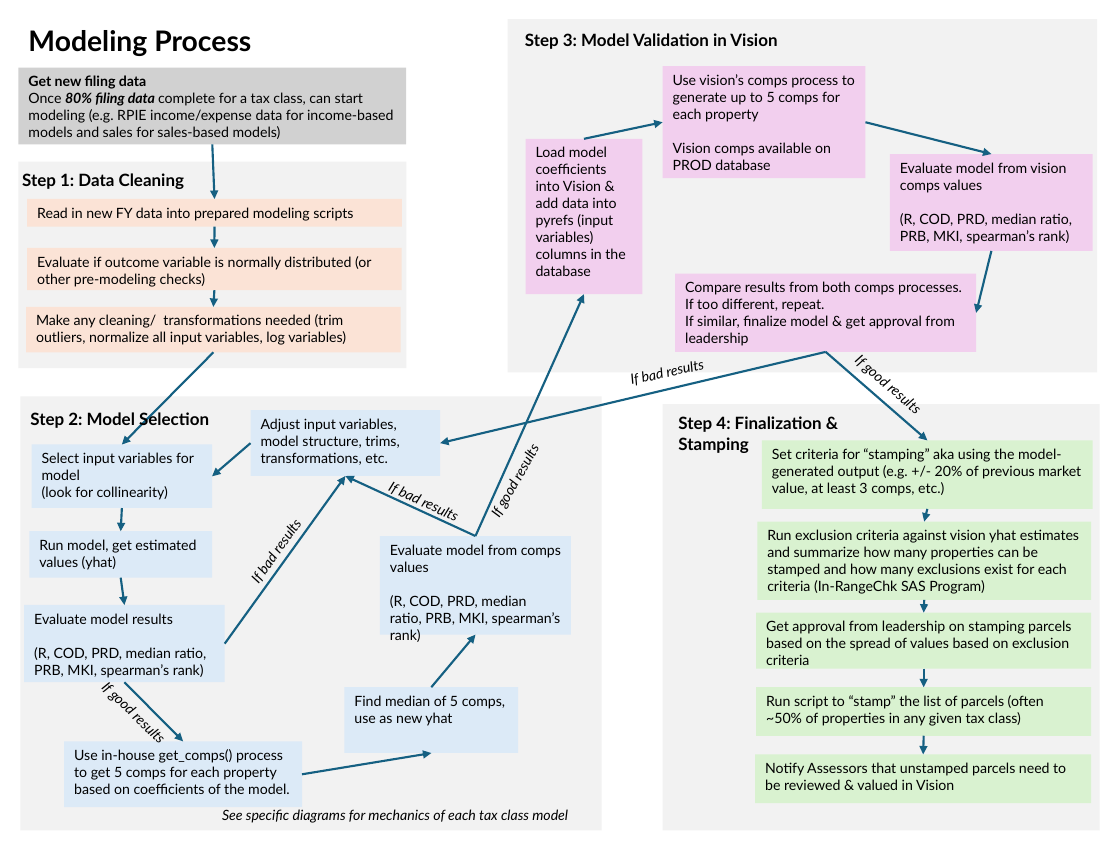
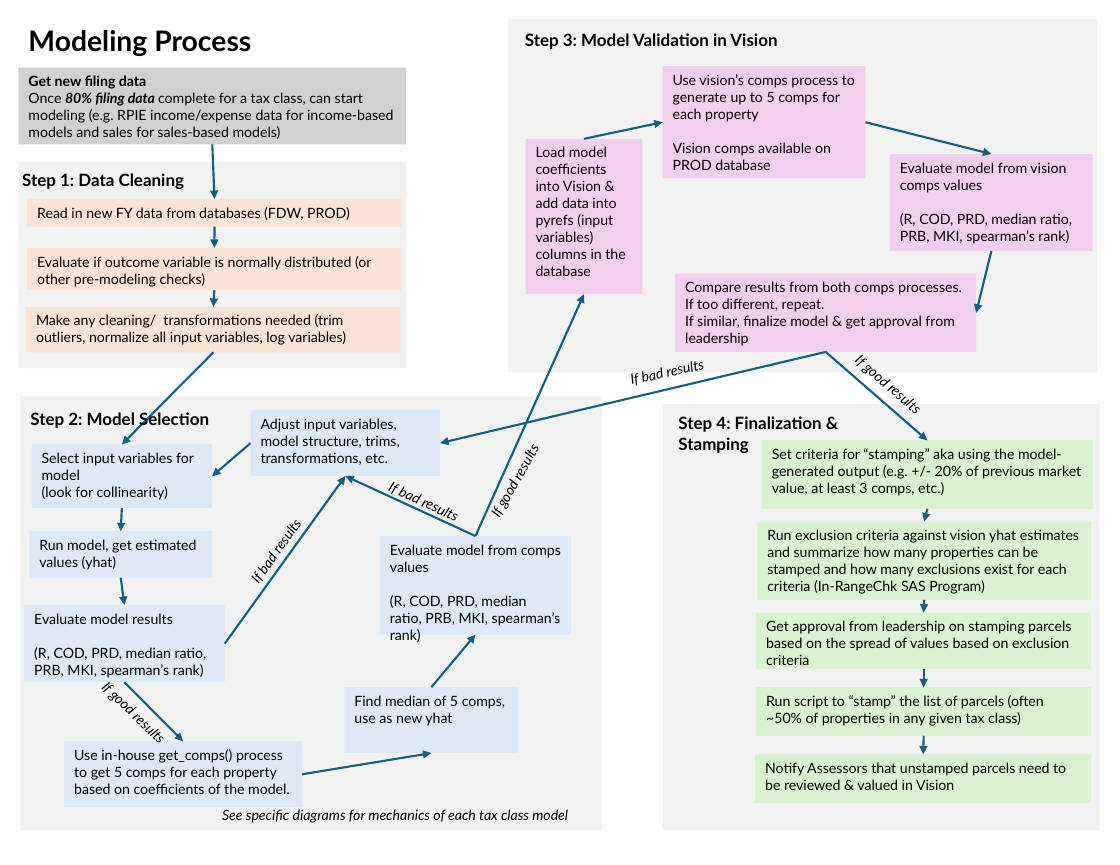
Before and after one commit to nycdepartmentoffinance/onboarding, a slide deck: slide 1 of resources/modeling_process.pptx. Drawn at 1120x865 pixels with LibreOffice and Linux fonts; fonts in the diff are those of the drawing. Boxes give left, top, right and bottom in pixels: in the first picture for what was removed or moved away, otherwise in the second. Text is boxed around its words. In the diff, an @@ line names an element or a change of style, - is before the commit and + after.

```diff
--- a/resources/modeling_process.pptx
+++ b/resources/modeling_process.pptx
@@ text in rectangle at [37,207,350,220]: text changed @@
-Read in new FY data into prepared modeling scripts
+Read in new FY data from databases (FDW, PROD)
```
Also in this commit, not shown: 11 other files.
